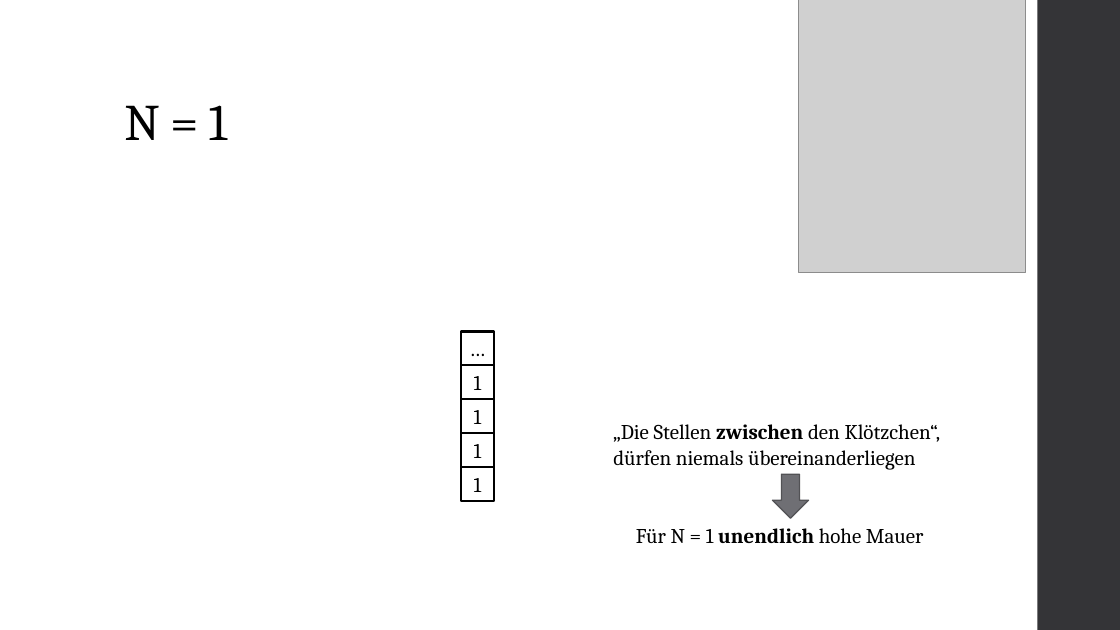
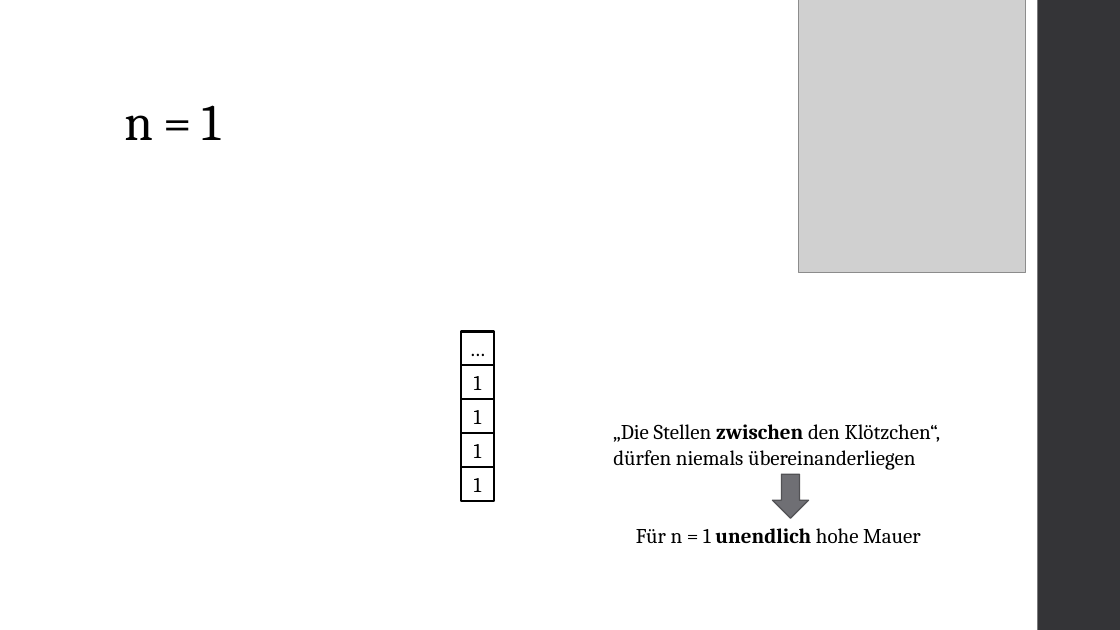
Before and after one commit to atalantus/BwInf36_Runde02, a slide deck: slide 7 of Aufgabe01_Praesentation.pptx. Drawn at 1120x630 pixels with LibreOffice and Linux fonts; fonts in the diff are those of the drawing; grey boxes stand for pictures. Boxes give left, top, right and bottom in pixels: in the first picture for what was removed or moved away, otherwise in the second. Text is boxed around its words. In the diff, an @@ line names an element or a change of style, - is before the commit and + after.

```diff
--- a/Aufgabe01_Praesentation.pptx
+++ b/Aufgabe01_Praesentation.pptx
@@ title at <box>124,105,221,140</box>: text changed @@
-N = 1
+n = 1
@@ text at <box>636,528,921,543</box>: text changed @@
-Für N = 1 unendlich hohe Mauer
+Für n = 1 unendlich hohe Mauer
```
Also in this commit, not shown: 8 other slides changed, 7 slides added.
